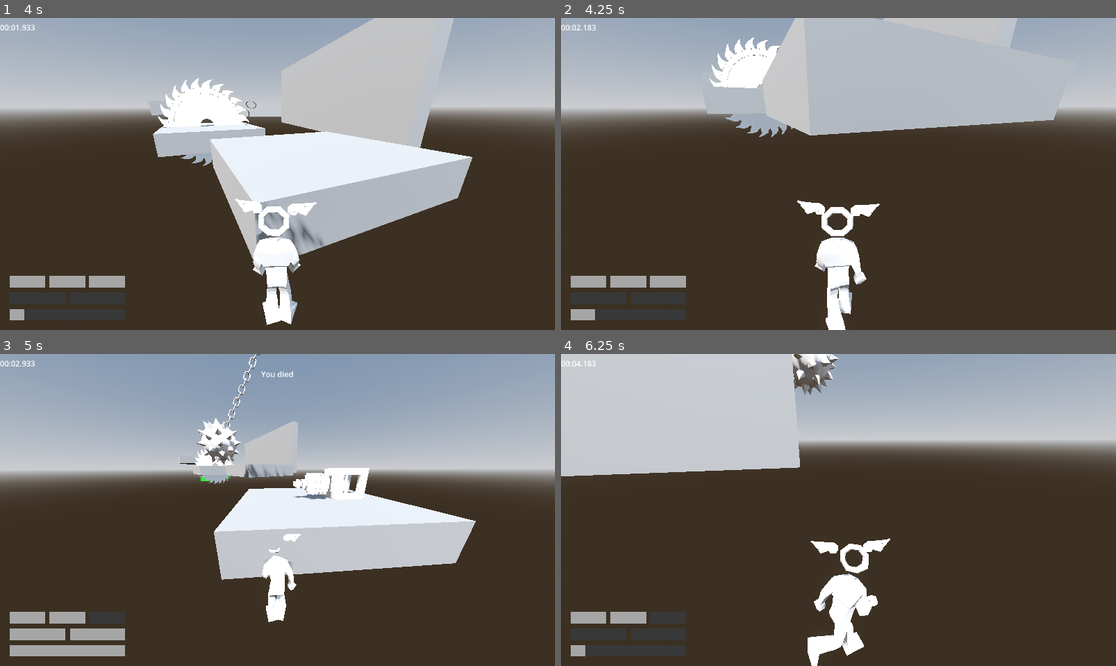
Above: before the commit, frames 1-4 (two rows, left to right).
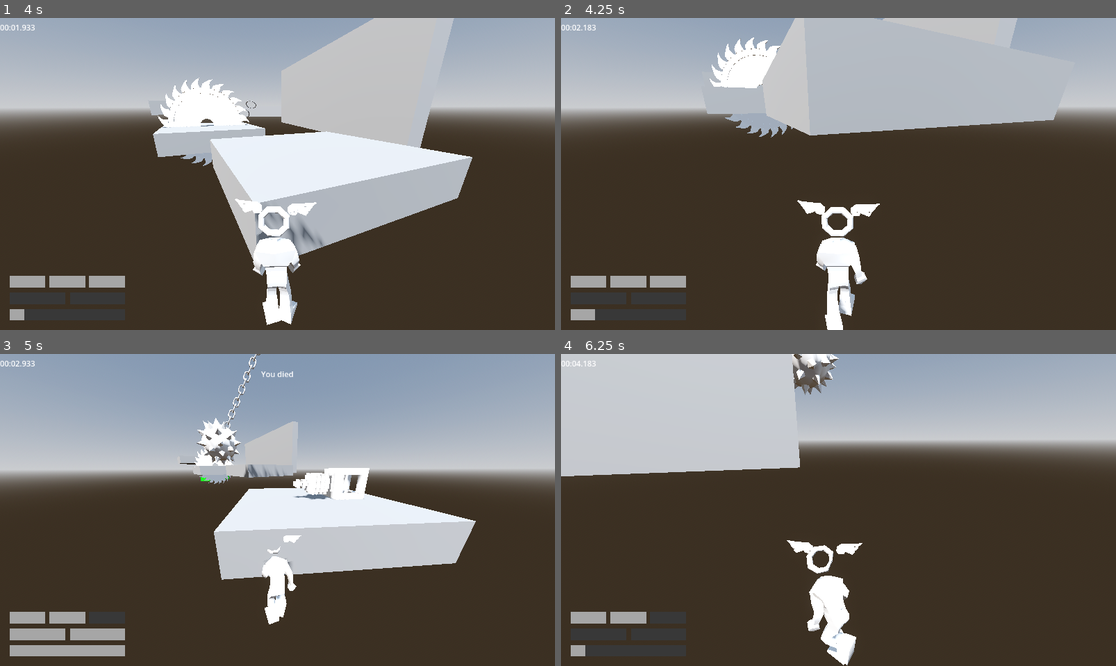
Above: after the commit, the same moments.

Repository: jpvds1/DDJD
Game: Godot game, scene res://scenes/game_controller.tscn
Same seed, same stepped clock (60 frames per second), same inputs: the game is played once before the commit and once after it. The engine's default icon, where the game draws it, is replaced by a stand-in: a white triangle on a blue panel in a dark square.
Inputs (mouse positions are in pixels of both pictures, inside the frame that each line leads up to):
- Up to frame 1 (4 s): click "Continue as Guest" at 0.5 s; click "Play" at 1.25 s; click "LEVEL 1" at 2 s; move the mouse to (305, 174) at 2.77 s; hold W (move_forwards) from 2.78 s (still down); tap Space (jump) at 2.85, 3.02, 3.32, 3.77, 3.8 s; move the mouse to (249, 174) at 3.52 s; tap Q (dash) at 3.6 s
- Up to frame 2 (4.25 s): keep holding W (move_forwards); tap Space (jump) at 4.07 s
- Up to frame 3 (5 s): keep holding W (move_forwards); move the mouse to (288, 503) at 4.27 s; hold Shift (sprint) from 4.28 s (still down); tap Space (jump) at 4.55 s
- Up to frame 4 (6.25 s): keep holding W (move_forwards); move the mouse to (832, 516) at 5.02 s; release Shift (sprint) at 5.03 s; tap Space (jump) at 5.1, 5.27, 5.57, 6.02, 6.05 s; move the mouse to (877, 513) at 5.77 s; tap Q (dash) at 5.85 s

Frame 1 is identical in both runs. In frame 2, 0.2% of the frame differs, in the area x 42-58%, y 58-100%; in frame 3, 0.2%; in frame 4, 2.4%, in the area x 40-60%, y 59-100%.

Commit message:
fix(player): fix ground movement animations

Diff:
--- a/platformer-game/scenes/player/capsule_character.tscn
+++ b/platformer-game/scenes/player/capsule_character.tscn
@@ -153,32 +153,32 @@
 script = ExtResource("3_d66dr")
 
 [node name="Skeleton3D" parent="Visuals/Armature" parent_id_path=PackedInt32Array(1845075672, 1978781392) index="0" unique_id=208187525]
-bones/0/position = Vector3(-8.292007, 0.9959774, -71.728836)
-bones/0/rotation = Quaternion(-0.722345, 0.022744212, -0.0055119502, 0.69113684)
-bones/1/rotation = Quaternion(0.011846259, -0.0044800956, 0.005601629, 0.99990416)
-bones/2/rotation = Quaternion(0.014001974, -0.033099655, 0.014788504, 0.99924463)
-bones/3/rotation = Quaternion(0.013273938, -0.032786313, 0.015481504, 0.9992544)
-bones/4/rotation = Quaternion(0.009395245, 0.011021571, -0.027391268, 0.99951994)
-bones/5/rotation = Quaternion(0.08674274, -0.028668985, 0.019195896, 0.9956331)
-bones/7/rotation = Quaternion(0.5730637, 0.39094213, -0.6287099, 0.3514062)
+bones/0/position = Vector3(4.6688123, -0.44994688, -71.701584)
+bones/0/rotation = Quaternion(-0.71915704, -0.045970317, 0.008560895, 0.6932723)
+bones/1/rotation = Quaternion(0.012726552, 0.002546057, -0.0047502466, 0.9999045)
+bones/2/rotation = Quaternion(0.017698681, -0.018472318, -0.004422215, 0.999663)
+bones/3/rotation = Quaternion(0.017857797, -0.018495016, -0.0038239046, 0.9996622)
+bones/4/rotation = Quaternion(0.0071838205, 0.0014305743, 0.008694993, 0.9999354)
+bones/5/rotation = Quaternion(0.052880075, -0.016500972, 0.047316592, 0.9973428)
+bones/7/rotation = Quaternion(0.5727132, 0.41742003, -0.5731934, 0.41135082)
 bones/8/position = Vector3(5.8269643e-07, 12.347598, 5.5259097e-06)
-bones/8/rotation = Quaternion(0.38302076, 0.24403027, 0.18700896, 0.8710753)
-bones/9/rotation = Quaternion(-0.018722536, -7.337472e-05, 0.26490134, 0.96409374)
-bones/11/rotation = Quaternion(0.58204514, -0.41927803, 0.5491462, 0.42879835)
-bones/12/rotation = Quaternion(0.4231622, -0.1697801, -0.19552301, 0.8682623)
-bones/13/rotation = Quaternion(0.010089124, -1.4608033e-05, -0.23822607, 0.97115743)
+bones/8/rotation = Quaternion(0.41960722, 0.1971563, 0.1615326, 0.87118673)
+bones/9/rotation = Quaternion(-0.017753314, -7.363177e-05, 0.2511848, 0.96777636)
+bones/11/rotation = Quaternion(0.6469367, -0.370238, 0.5185715, 0.41890383)
+bones/12/rotation = Quaternion(0.40159783, -0.1503032, -0.1544976, 0.8900892)
+bones/13/rotation = Quaternion(0.011195668, -1.4582193e-05, -0.26435357, 0.96436095)
 bones/14/position = Vector3(-8.046627e-07, 20.167395, -2.1746382e-06)
-bones/15/rotation = Quaternion(0.057442296, 0.065132536, 0.99306, -0.07931044)
-bones/16/rotation = Quaternion(-0.22031012, -0.07950596, 0.014214654, 0.9720804)
-bones/17/rotation = Quaternion(0.4863849, 0.015157185, -0.07925138, 0.8700111)
-bones/18/rotation = Quaternion(0.38830525, -0.015939409, 0.006756825, 0.92136824)
-bones/20/rotation = Quaternion(-0.091341205, 0.08929027, 0.9917662, 0.009160065)
-bones/21/rotation = Quaternion(-0.27852938, 0.057049774, 0.010829706, 0.9586707)
-bones/22/rotation = Quaternion(0.5321799, 0.042061724, -0.049365774, 0.84414357)
-bones/23/rotation = Quaternion(0.38944575, 0.015790697, -0.0066853925, 0.9208898)
+bones/15/rotation = Quaternion(0.042126816, 0.09745473, 0.9943044, -0.009318555)
+bones/16/rotation = Quaternion(-0.28687677, -0.08222654, -0.0010994492, 0.9544314)
+bones/17/rotation = Quaternion(0.54035574, -0.03107188, 0.04326327, 0.83974916)
+bones/18/rotation = Quaternion(0.3851802, -0.015953567, 0.006664714, 0.9226794)
+bones/20/rotation = Quaternion(-0.13393702, 0.08958704, 0.9842436, 0.0727995)
+bones/21/rotation = Quaternion(-0.18853147, 0.034210388, -0.0028055487, 0.9814672)
+bones/22/rotation = Quaternion(0.4327924, -0.006430903, 0.06758334, 0.8989337)
+bones/23/rotation = Quaternion(0.38944286, 0.015790725, -0.006685348, 0.920891)
 
 [node name="BoneAttachment3D" type="BoneAttachment3D" parent="Visuals/Armature/Skeleton3D" index="6" unique_id=1249076375]
-transform = Transform3D(0.98800254, -0.09976632, -0.11788833, 0.13767084, 0.22304592, 0.9650376, -0.06998371, -0.9696892, 0.23410483, -11.208872, 1.2656623, -121.47507)
+transform = Transform3D(0.9817166, -0.059958853, -0.1806589, 0.18819954, 0.16351818, 0.9684229, -0.028524494, -0.9847165, 0.17181271, 7.801243, 0.7638593, -121.42534)
 bone_name = "mixamorig_Head"
 bone_idx = 5
 
--- a/platformer-game/scripts/player/player_animation.gd
+++ b/platformer-game/scripts/player/player_animation.gd
@@ -28,11 +28,14 @@
 	player = get_parent() as CharacterBody3D
 
 func _physics_process(delta: float) -> void:
-	var is_jumping = player.velocity.y > 0
 	var max_sprint_speed: float = stats.sprint_speed.get_val()
+	var local_velocity := player.global_transform.basis.inverse() * player.velocity
+
+	# compute the blend values
+	var jump_blend := float(player.velocity.y > 0)
 	var movement_blend := Vector2(
-		player.velocity.x,
-		player.velocity.z
+		local_velocity.x,
+		-local_velocity.z
 	) / max_sprint_speed
 
-	update_blend_values(movement_blend, int(is_jumping))
+	update_blend_values(movement_blend, jump_blend)
